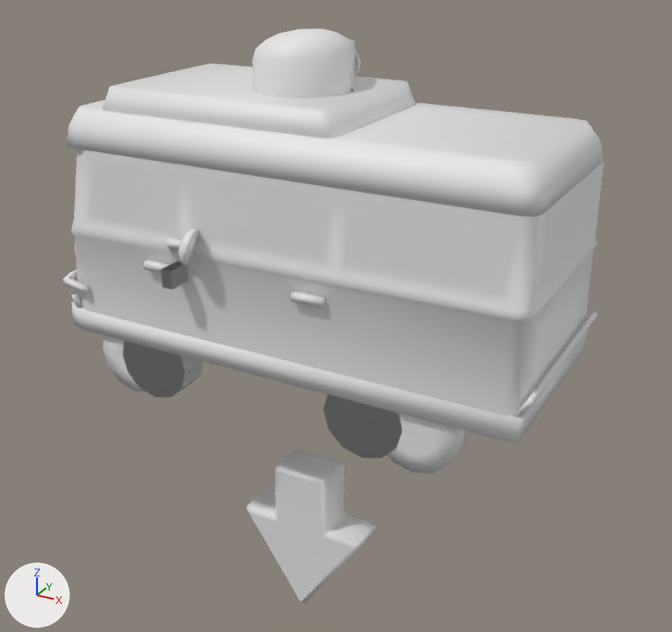
The glTF model games/burger/art/pool/geo.glb as it was, and as the next commit left it.
Both versions are drawn from a camera (50 mm lens) standing at (2.58, -4.34, 2.37) and looking at (0.08, 0.2, 0.1). Every picture has the same lights, and +X, +Y and +Z are marked at lower left. The first picture is the older version. Where no turn or scale is listed for an object, it has been applied to the vertices.

The first picture shows 'm10', 'm12', 'm13', 'm14', 'm15' and 1 more.
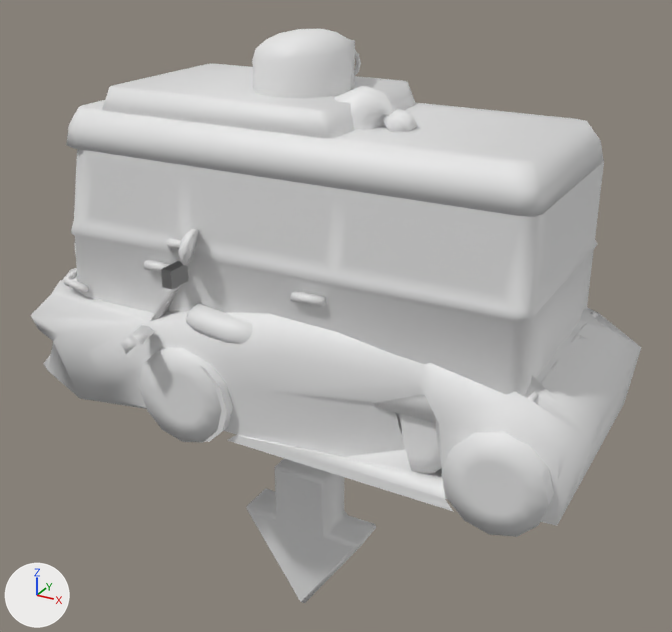
Pixel boxes [x1, y1, x2, y2] of what changed, in the pictures (672 x 632 px):
'm61', added: after [89, 311, 642, 526]
'm63', added: after [31, 268, 638, 537]
'm62', added: after [333, 86, 417, 132]
'm14', unchanged, covered by the edit: before [71, 229, 524, 444]; after [74, 229, 436, 423]
'm12', unchanged, covered by the edit: before [108, 261, 461, 458]; after [161, 261, 402, 433]

The change in detail:
Mesh me_car03 is new.
It has 1084 vertices, 2122 faces and spans x -1.84..1.84, y -0.92..0.92, z -0.63..0.63.
Mesh me_car_santa is new.
It has 2031 vertices, 3985 faces and spans x -1.39..1.39, y -0.55..0.55, z -0.92..0.92.
Mesh me_car04 is new.
It has 324 vertices, 618 faces and spans x -1.68..1.68, y -0.92..0.92, z -0.45..0.45.
Object 'm63' (ob_m63) is new; it shows me_car03.
Its location is (-0.023, 0.0, 0.215).
Object 'm62' (ob_m62) is new; it shows me_car_santa.
Its location is (0.034, 0.0, 0.633).
Object 'm61' (ob_m61) is new; it shows me_car04.
Its location is (0.141, 0.0, 0.07).
